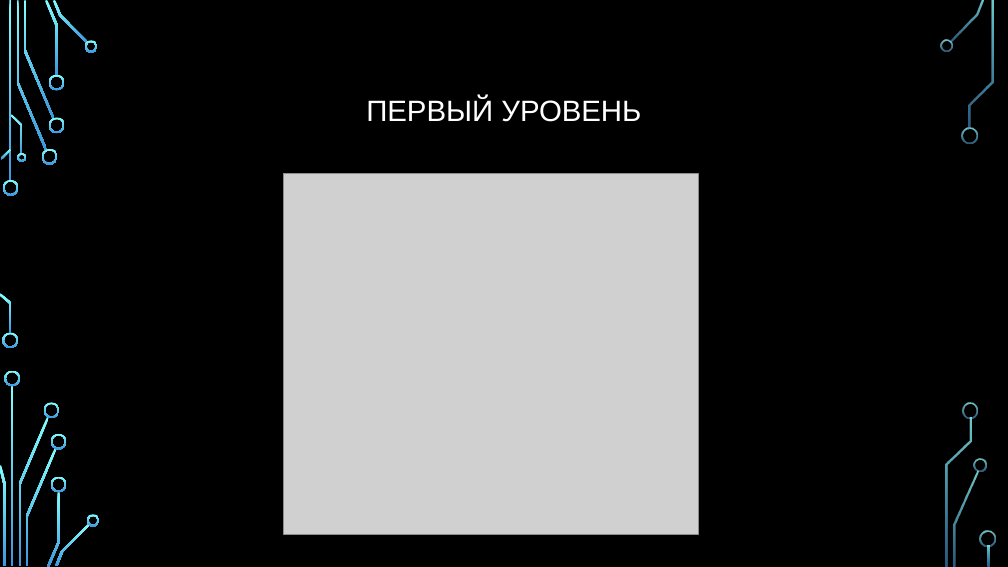
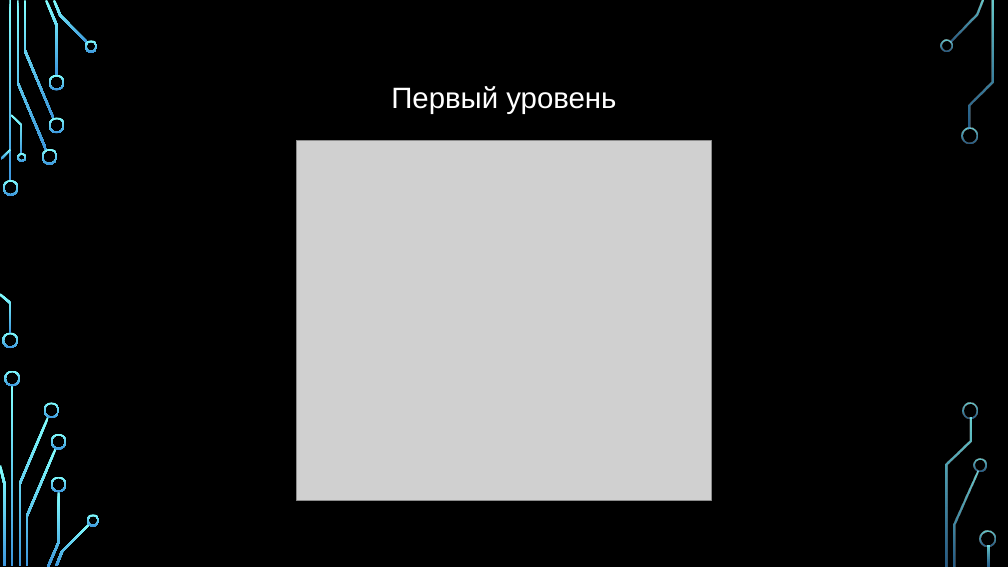
Before and after one commit to AZEN-SGG/PyGameProject, a slide deck: slide 5 of Презентация по проекту.pptx. Drawn at 1008x567 pixels with LibreOffice and Linux fonts; fonts in the diff are those of the drawing; grey boxes stand for pictures; background and template pictures are left out. Boxes give left, top, right and bottom in pixels: in the first picture for what was removed or moved away, otherwise in the second. Text is boxed around its words. In the diff, an @@ line names an element or a change of style, - is before the commit and + after.

```diff
--- a/Презентация по проекту.pptx
+++ b/Презентация по проекту.pptx
@@ title at box(391, 86, 616, 114): text changed @@
-ПЕРВЫЙ УРОВЕНЬ
+Первый уровень
@@ picture: place and size @@
-picture at box(284, 173, 698, 534)
+picture at box(296, 140, 711, 501)
```
Also in this commit, not shown: 2 other slides changed.
